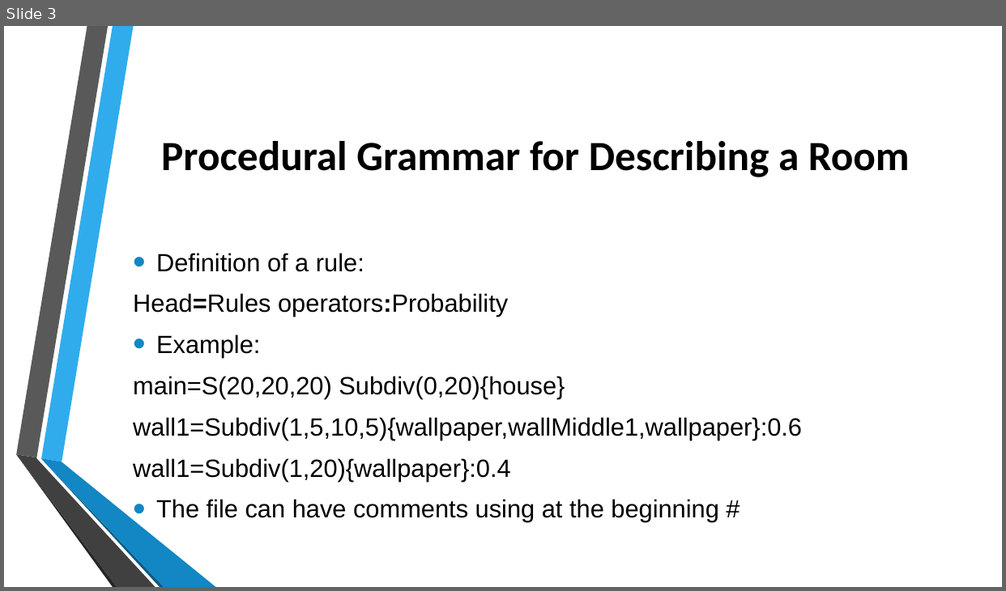
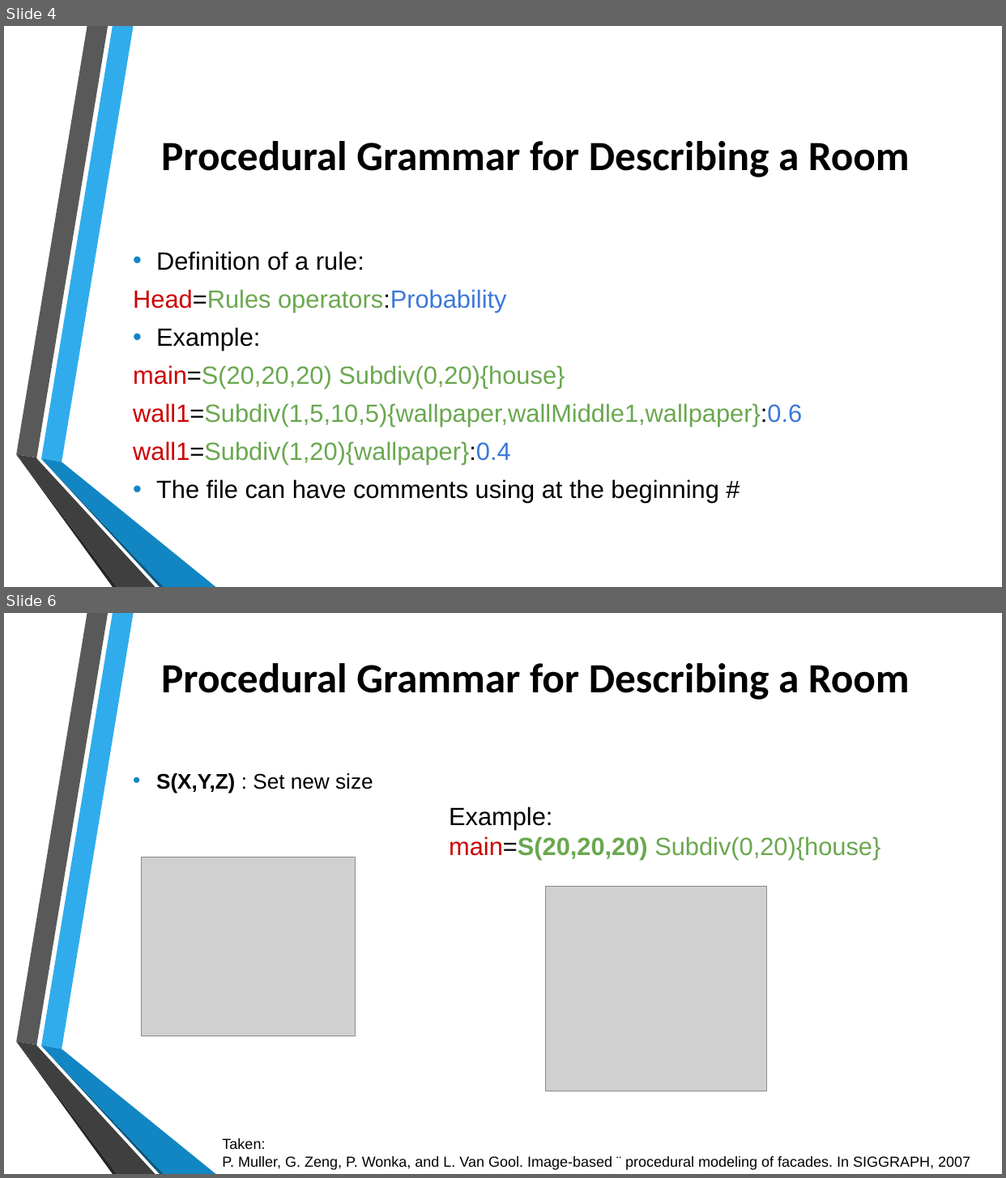
Before and after one commit to jtrillos/ProceduralModelingProject, a slide deck: Final Presentation.pptx. Shown one above the other, each under a label of ours: slide 3 before the commit, slides 4 and 6 after it; the slides between them are not shown. The pictures are 1006x591 and 1006x1178 pixels, drawn with LibreOffice and Linux fonts; fonts in the diff are those of the drawing; grey boxes stand for pictures; background and template pictures are left out. Boxes give left, top, right and bottom in pixels: in the first picture for what was removed or moved away, otherwise in the second. Text is boxed around its words. In the diff, an @@ line names an element or a change of style, - is before the commit and + after.

```diff
--- a/Final Presentation.pptx
+++ b/Final Presentation.pptx
@@ slide 6 added at [4,613,1002,1174], background picture (left out); not listed: 6 template elements that a slide beside it also shows @@
@@ title added at [161,663,910,700], 40 pt, text #000000, bold @@
+Procedural Grammar for Describing a Room
@@ text added at [156,773,373,794], 20.4 pt, text #000000 @@
+• S(X,Y,Z) : Set new size
@@ text added at [449,807,880,860], 24 pt, text #6AA84F @@
+Example:
+main=S(20,20,20) Subdiv(0,20){house}
@@ picture added at [142,858,356,1036] @@
@@ picture added at [545,886,767,1091] @@
@@ text added at [222,1139,970,1170], 14 pt, text #000000 @@
+Taken:
+P. Muller, G. Zeng, P. Wonka, and L. Van Gool. Image-based ¨ procedural modeling of facades. In SIGGRAPH, 2007
@@ what was slide 3 is now slide 4 @@
@@ slide 4 changed as well @@
@@ text "Definition of a rule:" at [133,251,802,503]: text colour #000000 to #CC0000 in "Head=Rules", "main=S(20,20,20)", "wall1=Subdiv(1,5,10,5){wallpaper,wallMiddle1,wallpaper}:0.6", "wall1=Subdiv(1,20){wallpaper}:0.4"; text colour #000000 to #6AA84F in "Head=Rules operators:Probability", "main=S(20,20,20) Subdiv(0,20){house}", "wall1=Subdiv(1,5,10,5){wallpaper,wallMiddle1,wallpaper}:0.6", "wall1=Subdiv(1,20){wallpaper}:0.4"; text colour #000000 to #3C78D8 in "operators:Probability", "wall1=Subdiv(1,5,10,5){wallpaper,wallMiddle1,wallpaper}:0.6", "wall1=Subdiv(1,20){wallpaper}:0.4"; bold off in "Head=Rules operators:Probability"; line spacing 1 to 0.9; less space between paragraphs; bullet colour #1287C3 to #1186C3 @@
@@ freeform shape at [16,455,155,587]: fill #404040 to #3F3F3F @@
@@ freeform shape at [41,459,164,587]: fill #0C5A82 to #0B5982 @@
@@ freeform shape at [41,459,216,587]: fill #1287C3 to #1186C3 @@
```
Also in this commit, not shown: 10 other slides changed, 8 other slides added, 1 slide removed.
